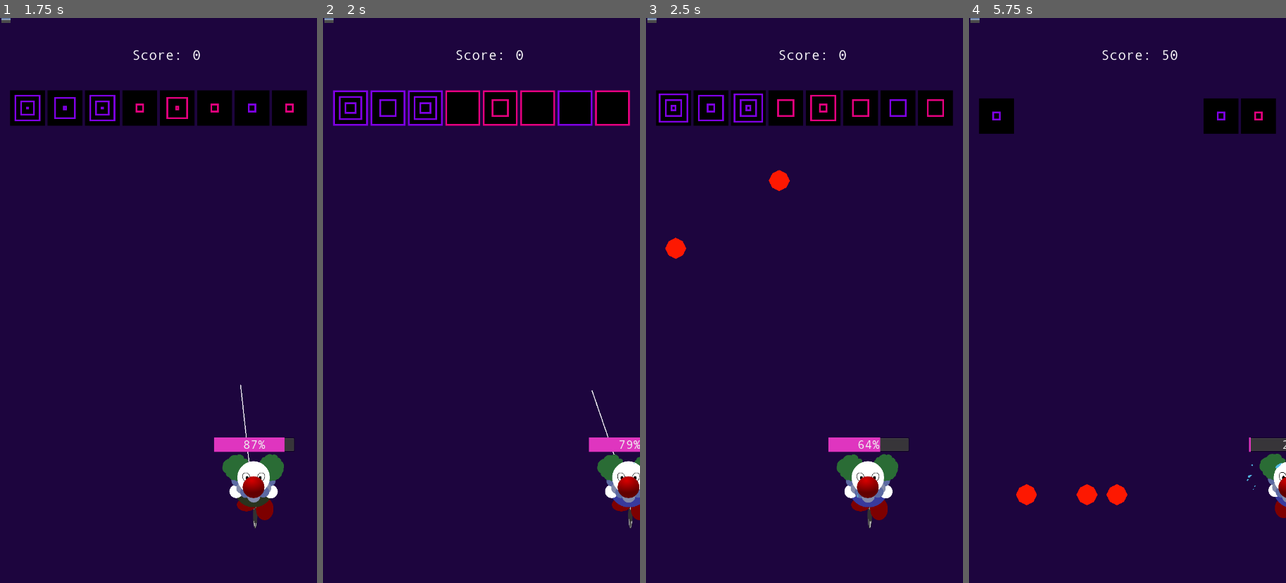
Above: before the commit, frames 1-4 (left to right).
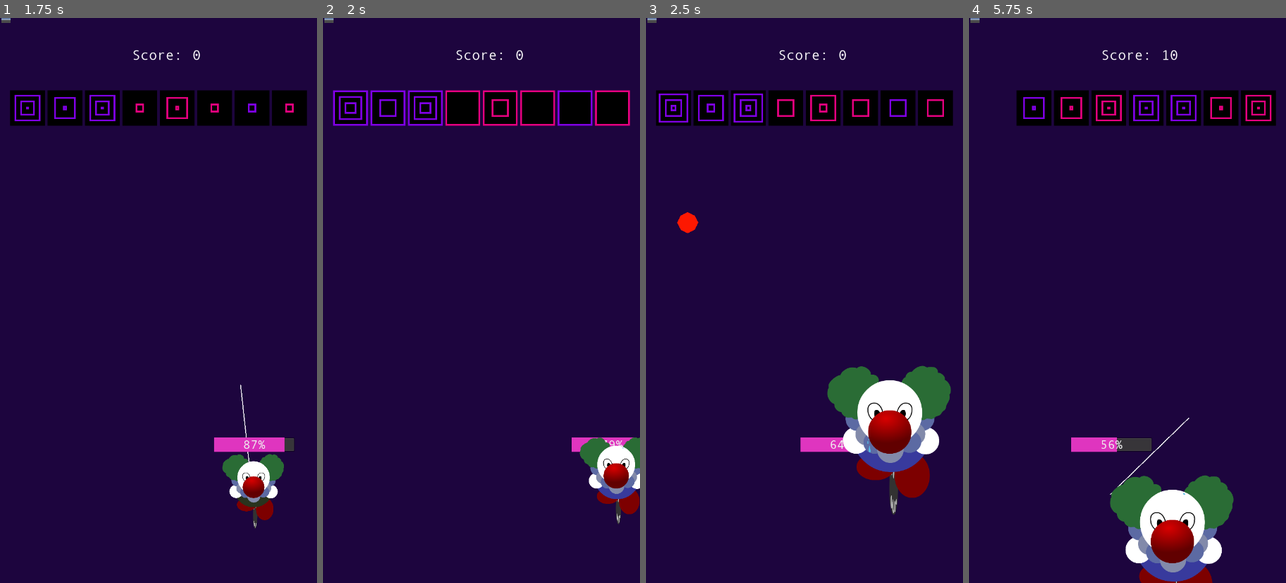
Above: after the commit, the same moments.

Repository: drarbego/payaso-de-equilibrio
Game: Godot game, scene res://StartGameMenu.tscn
Two runs of this game, one before a commit and one after it. Both use one fixed random seed, a clock stepped at 60 frames per second and the inputs below. The engine's default icon, where the game draws it, is replaced by a stand-in: a white triangle on a blue panel in a dark square. A sky picture missing from this copy of the repository is replaced by a grey-blue gradient.
Inputs (mouse positions are in pixels of both pictures, inside the frame that each line leads up to):
- Up to frame 1 (1.75 s): click "Start" at 0.5 s; move the mouse to (228, 272) at 1.27 s; press the mouse at (228, 272) at 1.28 s; hold Right (ui_right) from 1.28 s (still down)
- Up to frame 2 (2 s): keep holding Right (ui_right)
- Up to frame 3 (2.5 s): move the mouse to (741, 328) at 2.02 s; release Right (ui_right) at 2.03 s; release the mouse at (741, 328) at 2.03 s; hold Left (ui_left) from 2.03 s (still down); click (741, 328) at 2.1 s
- Up to frame 4 (5.75 s): move the mouse to (1159, 176) at 2.77 s; release Left (ui_left) at 2.78 s; press the mouse at (1159, 176) at 2.78 s; hold Right (ui_right) 2.78-3.5 s; release the mouse at (1159, 176) at 3.5 s; click (1127, 311) at 3.5 s, where only the run after the commit has a clickable "Restart"; move the mouse to (1111, 413) at 4.27 s; hold Right (ui_right) 4.28-5.03 s; click (1111, 413) at 4.35 s; move the mouse to (1222, 385) at 5.02 s; press the mouse at (1222, 385) at 5.03 s; hold Left (ui_left) from 5.03 s (still down)

Frame 1 is identical in both runs. In frame 2, 2.0% of the frame differs, in the area x 78-100%, y 65-91%; in frame 3, 7.9%; in frame 4, 13%, in the area x 3-100%, y 5-100%.

Commit message:
Fix limit detectors

Diff:
--- a/Env.gd
+++ b/Env.gd
@@ -52,22 +52,27 @@
 func _on_GameOverTimer_timeout():
 	game_over()
 
-func _on_LeftLimitDetector_body_entered(body):
-	if body is Player and body.state != $Payasito.FALLING:
+func _on_LeftLimitDetector_area_entered(area):
+	var area_parent = area.get_parent()
+
+	if area_parent is Player and area_parent.state != $Payasito.FALLING:
 		$GameOverTimer.start()
 		$Payasito.state = $Payasito.FALLING
 		$Payasito/AnimationPlayer.play("falling_left")
 
-func _on_RightLimitDetector_body_entered(body):
-	if body is Player and body.state != $Payasito.FALLING:
+func _on_RightLimitDetector_area_entered(area):
+	var area_parent = area.get_parent()
+
+	if area_parent is Player and area_parent.state != $Payasito.FALLING:
 		$GameOverTimer.start()
 		$Payasito.state = $Payasito.FALLING
 		$Payasito/AnimationPlayer.play("falling_right")
 
 func _on_Payasito_fell():
-	$GameOverTimer.start()
-	$Payasito.state = $Payasito.FALLING
-	$Payasito/AnimationPlayer.play("falling")
+	if $Payasito.state != $Payasito.FALLING:
+		$GameOverTimer.start()
+		$Payasito.state = $Payasito.FALLING
+		$Payasito/AnimationPlayer.play("falling")
 
 func _on_Payasito_shot(dir):
 	var projectile = projectile_class.instance()
--- a/Env.tscn
+++ b/Env.tscn
@@ -69,12 +69,16 @@
 
 [node name="Left" type="Area2D" parent="LimitDetectors"]
 position = Vector2( 16, 1144 )
+collision_layer = 0
+collision_mask = 2
 
 [node name="CollisionShape2D" type="CollisionShape2D" parent="LimitDetectors/Left"]
 shape = SubResource( 2 )
 
 [node name="Right" type="Area2D" parent="LimitDetectors"]
 position = Vector2( 704, 1144 )
+collision_layer = 0
+collision_mask = 2
 
 [node name="CollisionShape2D" type="CollisionShape2D" parent="LimitDetectors/Right"]
 shape = SubResource( 2 )
@@ -122,6 +126,6 @@
 [connection signal="fell" from="Payasito" to="." method="_on_Payasito_fell"]
 [connection signal="shot" from="Payasito" to="." method="_on_Payasito_shot"]
 [connection signal="body_entered" from="ObstacleDeleter" to="." method="_on_ObstacleDeleter_body_entered"]
-[connection signal="body_entered" from="LimitDetectors/Left" to="." method="_on_LeftLimitDetector_body_entered"]
-[connection signal="body_entered" from="LimitDetectors/Right" to="." method="_on_RightLimitDetector_body_entered"]
+[connection signal="area_entered" from="LimitDetectors/Left" to="." method="_on_LeftLimitDetector_area_entered"]
+[connection signal="area_entered" from="LimitDetectors/Right" to="." method="_on_RightLimitDetector_area_entered"]
 [connection signal="timeout" from="GameOverTimer" to="." method="_on_GameOverTimer_timeout"]
